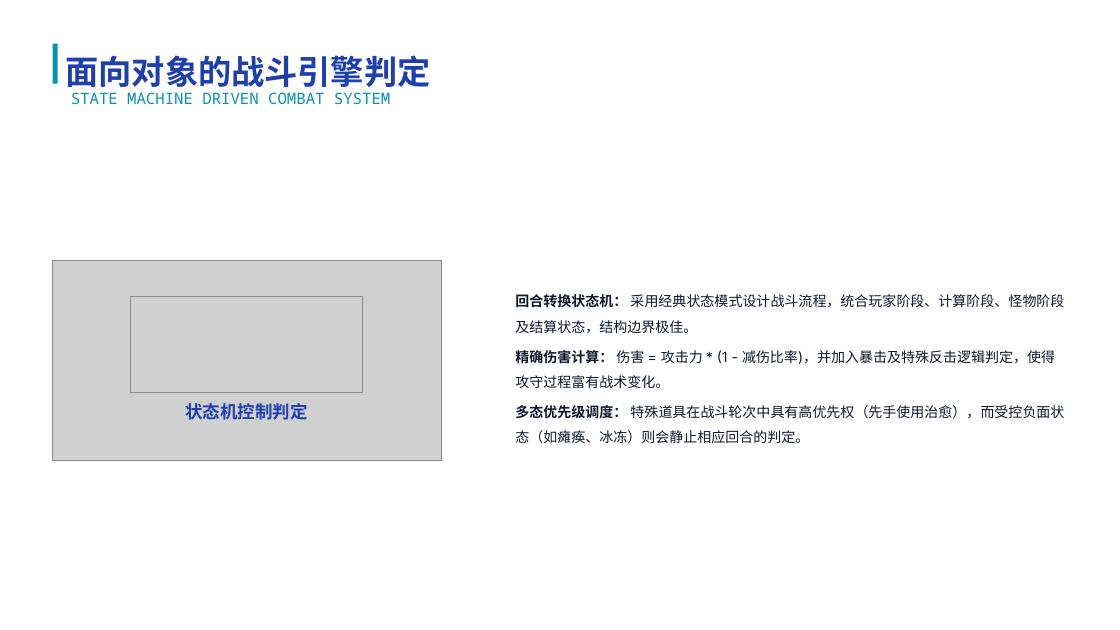
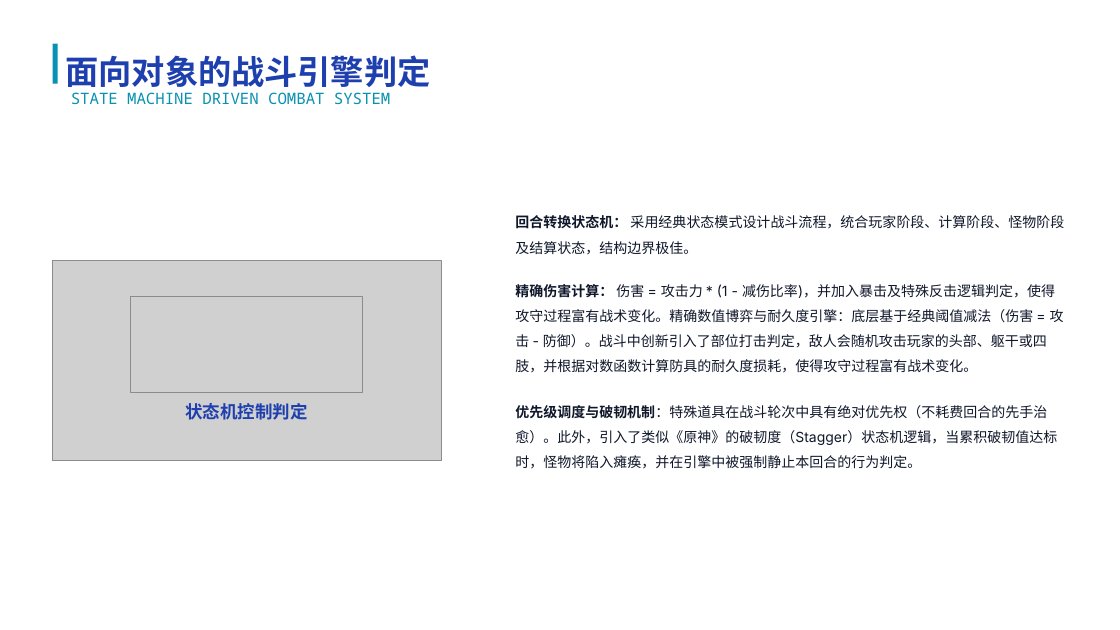
Before and after one commit to luqie0106/CampusRPG_Simultaneously, a slide deck: slide 8 of 校园RPG：大学生存物语项目答辩.pptx. Drawn at 1120x630 pixels with LibreOffice and Linux fonts; fonts in the diff are those of the drawing; grey boxes stand for pictures; background and template pictures are left out. Boxes give left, top, right and bottom in pixels: in the first picture for what was removed or moved away, otherwise in the second. Text is boxed around its words. In the diff, an @@ line names an element or a change of style, - is before the commit and + after.

```diff
--- a/校园RPG：大学生存物语项目答辩.pptx
+++ b/校园RPG：大学生存物语项目答辩.pptx
@@ text "回合转换状态机： 采用经典状态模式设计战斗流程，统合玩家阶段、计算阶段、怪物阶段及结算状态，结构边界极佳。": place and size @@
-text "回合转换状态机： 采用经典状态模式设计战斗流程，统合玩家阶段、计算阶段、怪物阶段及结算状态，结构边界极佳。" at (515, 294, 1064, 334)
+text "回合转换状态机： 采用经典状态模式设计战斗流程，统合玩家阶段、计算阶段、怪物阶段及结算状态，结构边界极佳。" at (515, 215, 1064, 255)
@@ text at (515, 284, 1064, 373): text changed @@
-精确伤害计算： 伤害 = 攻击力 * (1 - 减伤比率)，并加入暴击及特殊反击逻辑判定，使得攻守过程富有战术变化。
+精确伤害计算： 伤害 = 攻击力 * (1 - 减伤比率)，并加入暴击及特殊反击逻辑判定，使得攻守过程富有战术变化。精确数值博弈与耐久度引擎：底层基于经典阈值减法（伤害 = 攻击 - 防御）。战斗中创新引入了部位打击判定，敌人会随机攻击玩家的头部、躯干或四肢，并根据对数函数计算防具的耐久度损耗，使得攻守过程富有战术变化。
@@ text at (515, 405, 1057, 469): text changed @@
-多态优先级调度： 特殊道具在战斗轮次中具有高优先权（先手使用治愈），而受控负面状态（如瘫痪、冰冻）则会静止相应回合的判定。
+优先级调度与破韧机制：特殊道具在战斗轮次中具有绝对优先权（不耗费回合的先手治愈）。此外，引入了类似《原神》的破韧度（Stagger）状态机逻辑，当累积破韧值达标时，怪物将陷入瘫痪，并在引擎中被强制静止本回合的行为判定。
```
Also in this commit, not shown: 10 other slides changed, 1 slide added, 2 slides removed.
